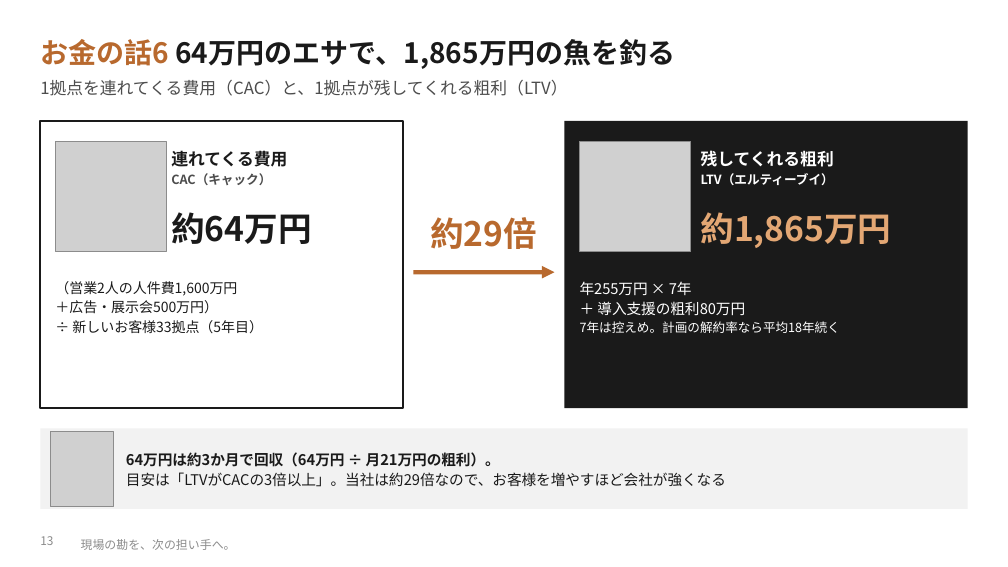
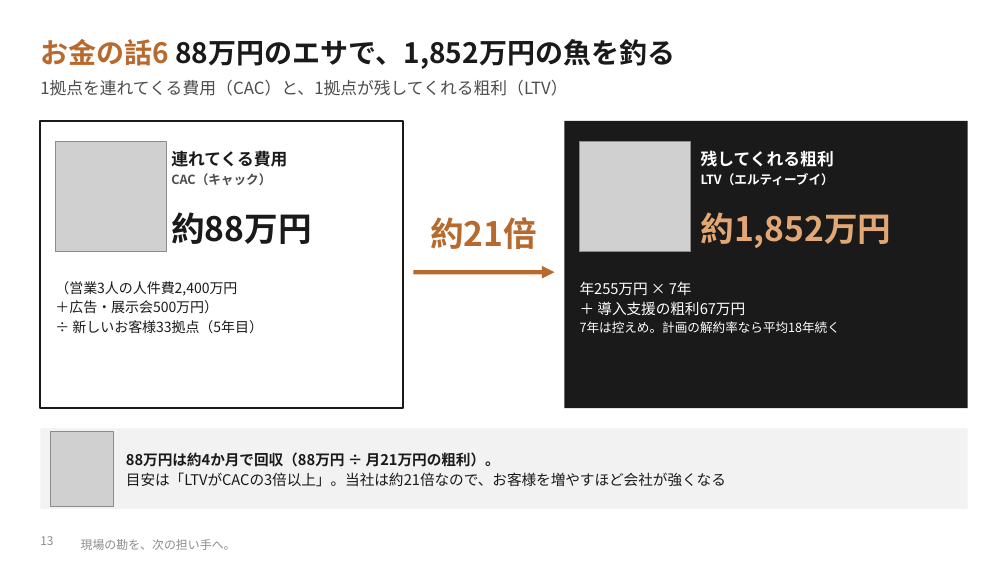
Before and after one commit to SEITOSHIKI/-ai-commute-audio-, a slide deck: slide 13 of deck/カンツギ_事業計画書_やさしい版.pptx. Drawn at 1008x567 pixels with LibreOffice and Linux fonts; fonts in the diff are those of the drawing; grey boxes stand for pictures; background and template pictures are left out. Boxes give left, top, right and bottom in pixels: in the first picture for what was removed or moved away, otherwise in the second. Text is boxed around its words. In the diff, an @@ line names an element or a change of style, - is before the commit and + after.

```diff
--- a/deck/カンツギ_事業計画書_やさしい版.pptx
+++ b/deck/カンツギ_事業計画書_やさしい版.pptx
@@ text at (40, 39, 675, 69): text changed @@
-お金の話6 64万円のエサで、1,865万円の魚を釣る
+お金の話6 88万円のエサで、1,852万円の魚を釣る
@@ text at (171, 212, 311, 244): text changed @@
-約64万円
+約88万円
@@ text at (430, 217, 537, 249): text changed @@
-約29倍
+約21倍
@@ text at (701, 212, 892, 248): text changed @@
-約1,865万円
+約1,852万円
@@ text at (55, 281, 237, 296): text changed @@
-（営業2人の人件費1,600万円
+（営業3人の人件費2,400万円
@@ text at (597, 301, 745, 315): text changed @@
-＋ 導入支援の粗利80万円
+＋ 導入支援の粗利67万円
@@ text at (126, 452, 726, 487): text changed @@
-64万円は約3か月で回収（64万円 ÷ 月21万円の粗利）。
-目安は「LTVがCACの3倍以上」。当社は約29倍なので、お客様を増やすほど会社が強くなる
+88万円は約4か月で回収（88万円 ÷ 月21万円の粗利）。
+目安は「LTVがCACの3倍以上」。当社は約21倍なので、お客様を増やすほど会社が強くなる
```
Also in this commit, not shown: 7 other slides changed, 1 slide added, 13 other files.
